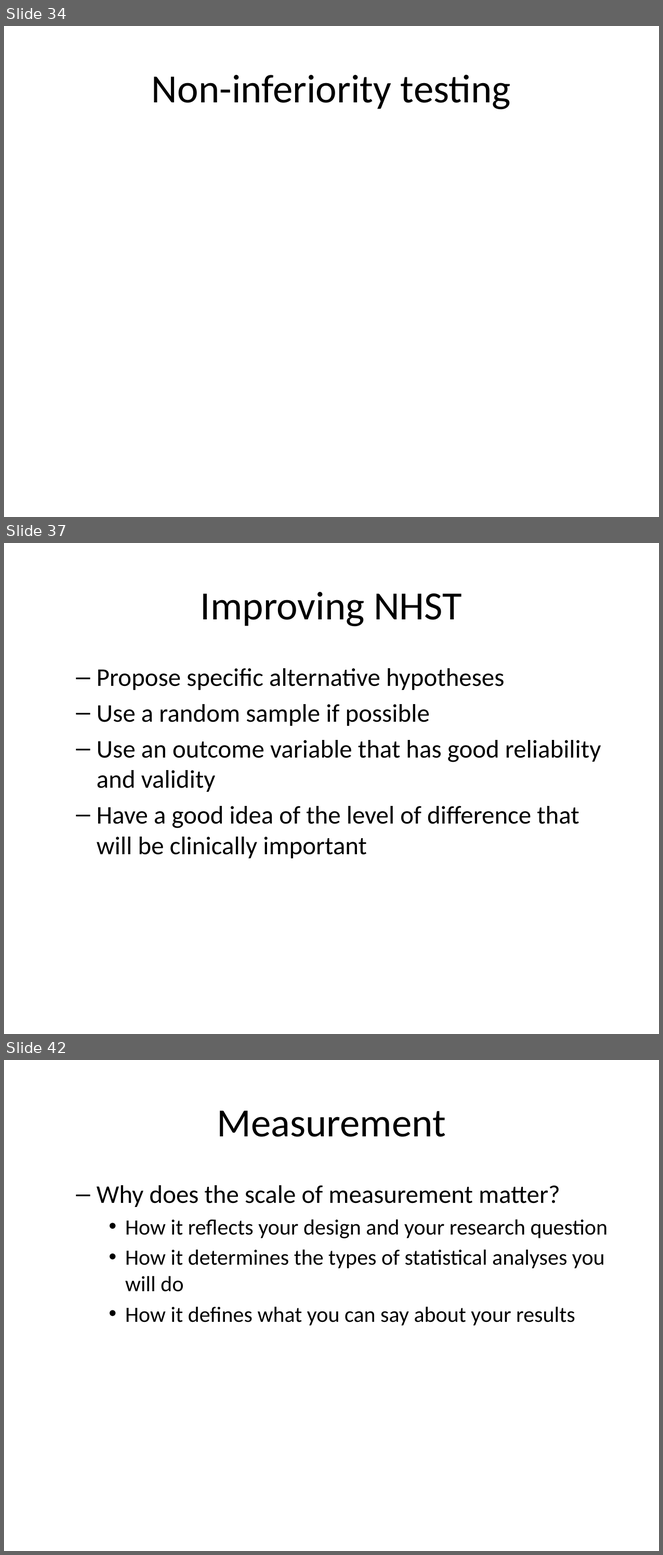
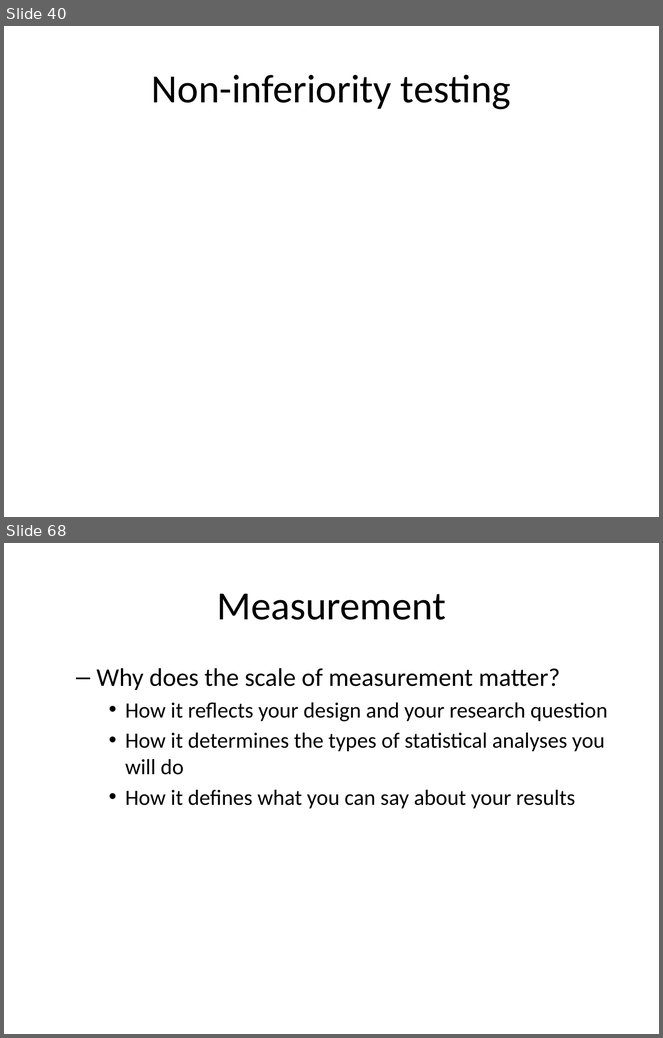
Before and after one commit to classes-medb/5510, a slide deck: src/video-12-hypothesis-testing.pptx. Shown one above the other, each under a label of ours: slides 34, 37 and 42 before the commit, slides 40 and 68 after it; the slides between them are not shown. The pictures are 663x1555 and 663x1038 pixels, drawn with LibreOffice and Linux fonts; fonts in the diff are those of the drawing. Boxes give left, top, right and bottom in pixels: in the first picture for what was removed or moved away, otherwise in the second. Text is boxed around its words. In the diff, an @@ line names an element or a change of style, - is before the commit and + after.

```diff
--- a/src/video-12-hypothesis-testing.pptx
+++ b/src/video-12-hypothesis-testing.pptx
@@ slide 37 removed at [4, 543, 659, 1034], background #FFFFFF @@
@@ title removed at [201, 592, 462, 627] @@
-Improving NHST
@@ text removed at [97, 668, 601, 859] @@
-  – Propose specific alternative hypotheses
-  – Use a random sample if possible
-  – Use an outcome variable that has good reliability and validity
-  – Have a good idea of the level of difference that will be clinically important
@@ what was slide 34 is now slide 40 @@
@@ what was slide 42 is now slide 68 @@
```
Also in this commit, not shown: 11 slides changed, 18 slides added, 5 other slides removed, 1 other file.
